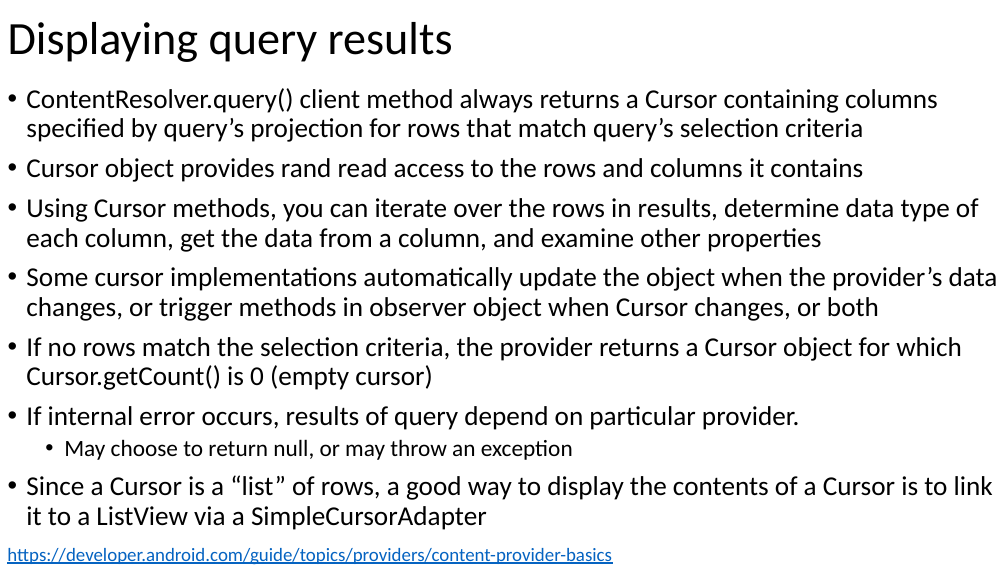
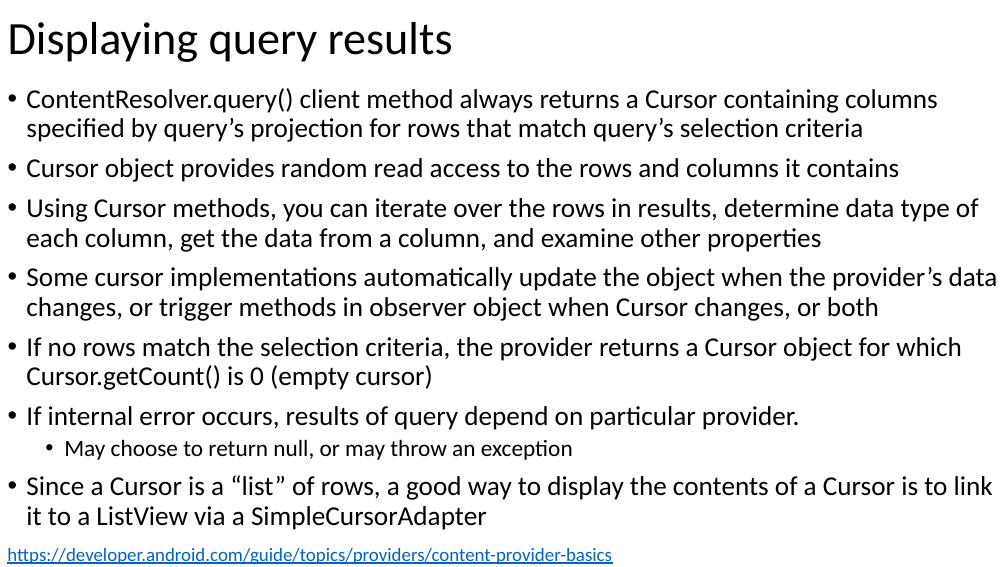
Before and after one commit to russellu/cs230, a slide deck: slide 18 of Lecture_12.pptx. Drawn at 1008x567 pixels with LibreOffice and Linux fonts; fonts in the diff are those of the drawing. Boxes give left, top, right and bottom in pixels: in the first picture for what was removed or moved away, otherwise in the second. Text is boxed around its words. In the diff, an @@ line names an element or a change of style, - is before the commit and + after.

```diff
--- a/Lecture_12.pptx
+++ b/Lecture_12.pptx
@@ text at bbox=[26, 158, 900, 182]: text changed @@
-• Cursor object provides rand read access to the rows and columns it contains
+• Cursor object provides random read access to the rows and columns it contains
```
Also in this commit, not shown: 5 other slides changed.
